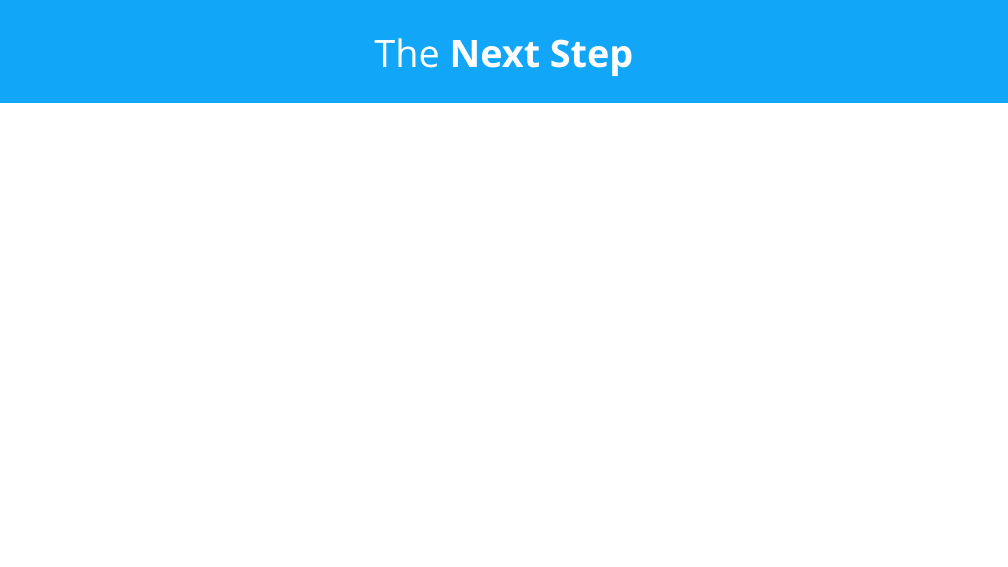
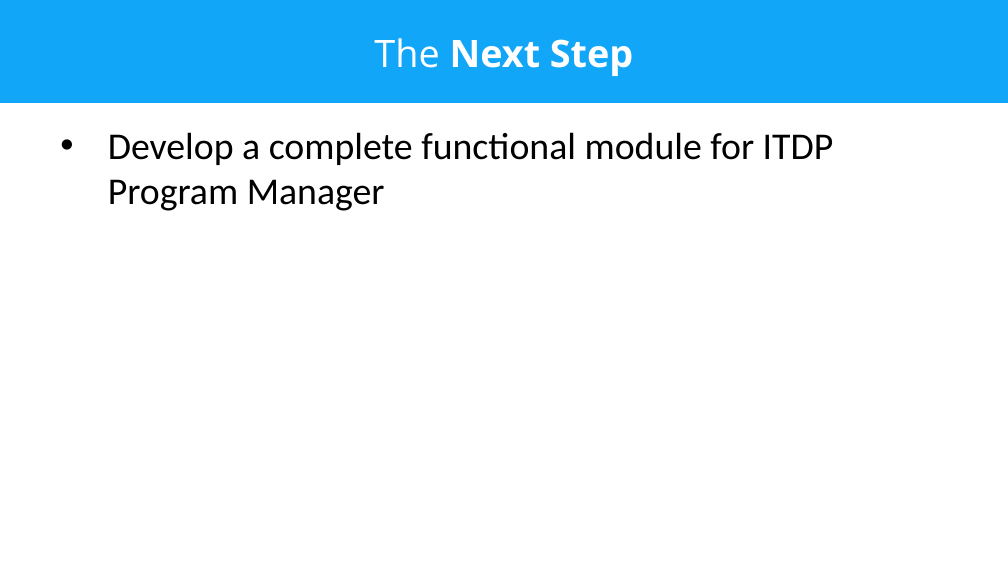
Before and after one commit to frostyseb/ITDP, a slide deck: slide 7 of Documentation/PresentationDeck-NewBlood.pptx. Drawn at 1008x567 pixels with LibreOffice and Linux fonts; fonts in the diff are those of the drawing. Boxes give left, top, right and bottom in pixels: in the first picture for what was removed or moved away, otherwise in the second. Text is boxed around its words. In the diff, an @@ line names an element or a change of style, - is before the commit and + after.

Commit message:
Update presentation deck

```diff
--- a/Documentation/PresentationDeck-NewBlood.pptx
+++ b/Documentation/PresentationDeck-NewBlood.pptx
@@ text added at (x1=108, y1=132, x2=834, y2=211), 36 pt, text #000000 @@
+• Develop a complete functional module for ITDP Program Manager
```
Also in this commit, not shown: 1 other slide changed.
